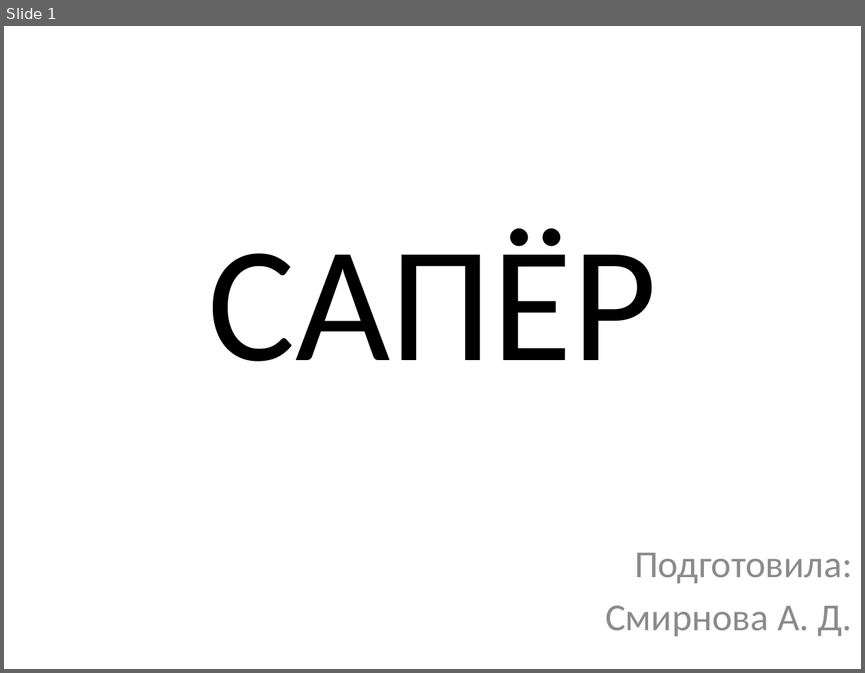
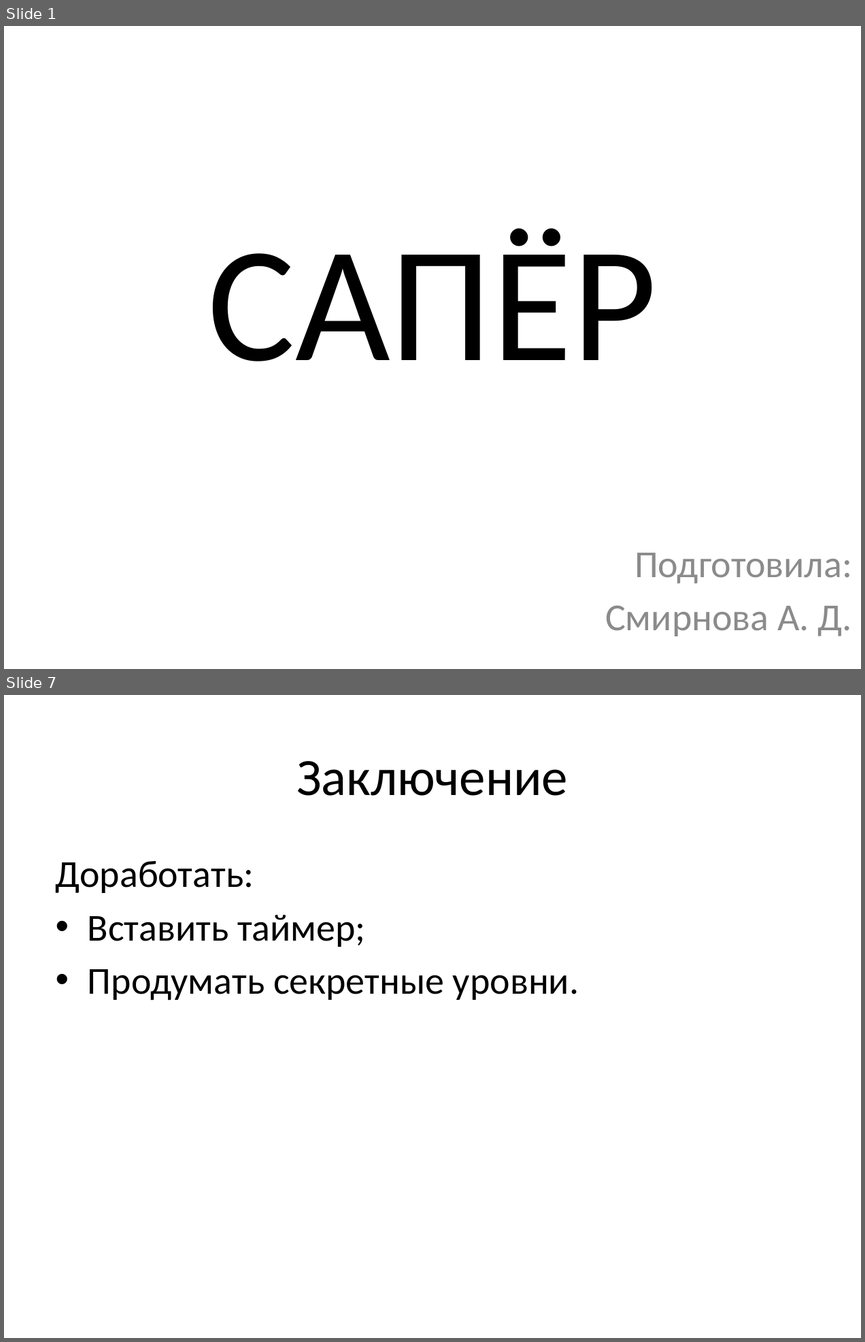
Before and after one commit to alinasmir60/Saper, a slide deck: САПЁР.pptx. Shown one above the other, each under a label of ours: slide 1 before the commit, slides 1 and 7 after it; the slides between them are not shown. The pictures are 865x673 and 865x1342 pixels, drawn with LibreOffice and Linux fonts; fonts in the diff are those of the drawing. Boxes give left, top, right and bottom in pixels: in the first picture for what was removed or moved away, otherwise in the second. Text is boxed around its words. In the diff, an @@ line names an element or a change of style, - is before the commit and + after.

```diff
--- a/САПЁР.pptx
+++ b/САПЁР.pptx
@@ slide 7 added at (4, 695, 861, 1338), background #FFFFFF @@
@@ title added at (296, 761, 568, 796), 44 pt, text #000000 @@
+Заключение
@@ text added at (56, 861, 579, 1000), 32 pt, text #000000 @@
+Доработать:
+• Вставить таймер;
+• Продумать секретные уровни.
```
Also in this commit, not shown: 5 other slides added, 2 slides removed, 3 other files.
